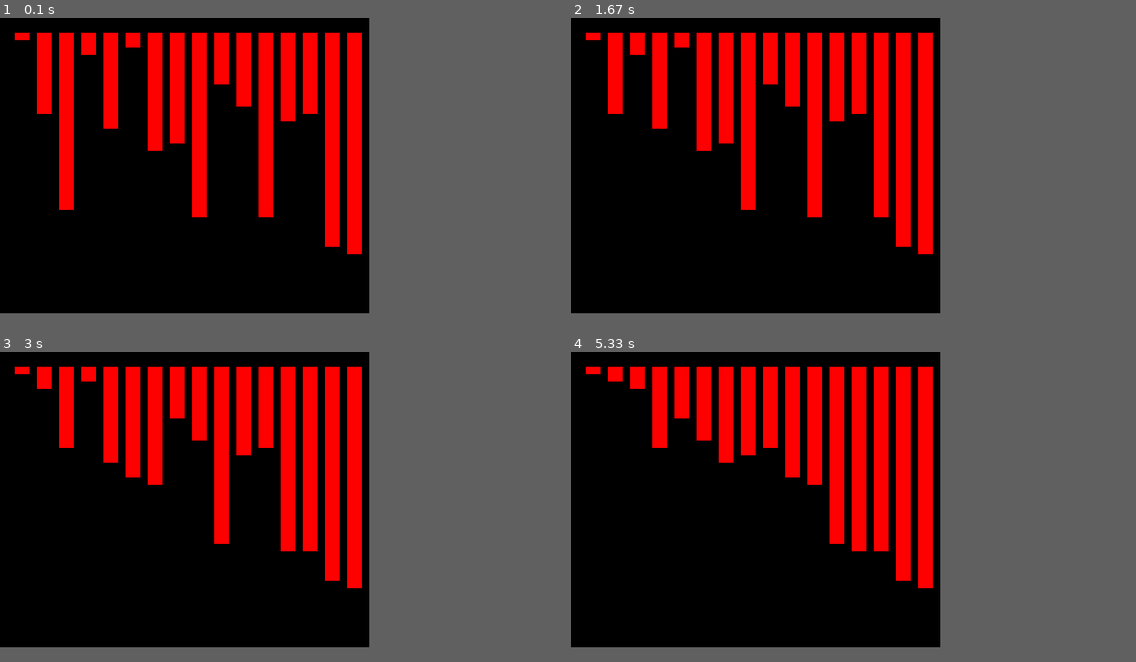
Above: before the commit, frames 1-4 (two rows, left to right).
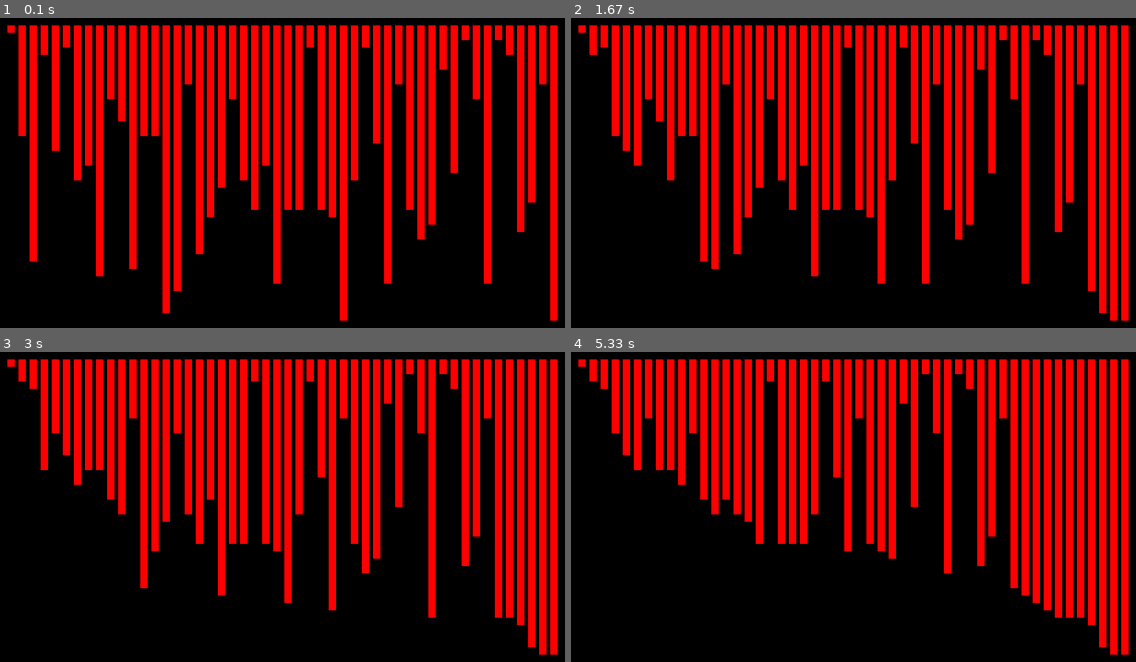
Above: after the commit, the same moments.

Repository: rolandtritsch/python-masterclass
Game: pygame game, started from bubble/bubble.py
Same seed, same stepped clock (60 frames per second), same inputs: the game is played once before the commit and once after it.
Inputs:
- Up to frame 1 (0.1 s): no input
- Up to frame 2 (1.67 s): no input
- Up to frame 3 (3 s): no input
- Up to frame 4 (5.33 s): no input
The window is 500x400 before the commit and 765x420 after it. Grey fills any space a smaller window leaves; there, only what the larger window draws over its background counts as a difference.

The runs differ from the first frame. In frame 1, 35% of the frame differs, in the area x 1-99%, y 2-98%; in frame 2, 33%; in frame 3, 33%; in frame 4, 36%.

Commit message:
Bubble: 2.0. With more bars and better constants.

Diff:
--- a/bubble/bubble.py
+++ b/bubble/bubble.py
@@ -20,8 +20,8 @@
                 self.window,
                 Constants.barColor,
                 (
-                    Constants.xPos + Constants.barGap * i,
-                    Constants.yPos,
+                    Constants.xMargin + ((Constants.barWidth + Constants.barGap) * i),  # noqa: E501
+                    Constants.yMargin,
                     Constants.barWidth,
                     bars[i]
                 )
@@ -33,7 +33,7 @@
         self.initial = initial
 
         self.window = pygame.display.set_mode(
-            (Constants.windowHeight, Constants.windowWidth)
+            (Constants.windowHeight(), Constants.windowWidth())
         )
         pygame.display.set_caption(Constants.caption)
 
@@ -54,7 +54,13 @@
 pygame.init()
 
 logging.info("Starting visualizer ...")
-visualizer = Bubble(util.randlist(Constants.length, Constants.upper))
+visualizer = Bubble(
+    util.randlist(
+        Constants.numberOfBars,
+        Constants.sizeOfBars,
+        Constants.scaleOfBars
+    )
+)
 visualizer.start()
 visualizer.join()
 logging.info("... done!")
--- a/bubble/constants.py
+++ b/bubble/constants.py
@@ -9,15 +9,30 @@
     __red__ = (255, 0, 0)
     __white__ = (255, 255, 255)
     barColor = __red__
-    barGap = 30
-    barWidth = 20
+    barGap = 5
+    barWidth = 10
     caption = "BubbleSort Visualizer"
-    delay = 1000
-    length = 16
-    scale = 10
-    upper = 30
+    delay = 500
+    numberOfBars = 50
+    scaleOfBars = 10
+    sizeOfBars = 40
     windowFillColor = __black__
-    windowHeight = 500
-    windowWidth = 400
-    xPos = 20
-    yPos = 20
+    xMargin = 10
+    yMargin = 10
+
+    @classmethod
+    def windowHeight(cls):
+        """Return window height."""
+        return (
+            (cls.xMargin * 2) +
+            (cls.numberOfBars * cls.barWidth) +
+            ((cls.numberOfBars-1) * cls.barGap)
+            )
+
+    @classmethod
+    def windowWidth(cls):
+        """Return window width."""
+        return (
+            (cls.yMargin * 2) +
+            (cls.sizeOfBars * cls.scaleOfBars)
+            )
--- a/bubble/test_util.py
+++ b/bubble/test_util.py
@@ -6,6 +6,7 @@
 
 def test_randlist():
     """Testing randlist."""
-    length = 10
-    list = util.randlist(length, 30)
-    assert len(list) == length
+    number = 20
+    size = 10
+    scale = 5
+    assert len(util.randlist(number, size, scale)) == number
--- a/bubble/util.py
+++ b/bubble/util.py
@@ -1,13 +1,12 @@
 # util.py
 """Utility functions."""
 
-from constants import Constants
 from random import randint
 
 
-def randlist(n, upper):
-    """Return a list of n numbers ((1 to upper) * scale)."""
+def randlist(n, size, scale):
+    """Return a list of n numbers ((1 to size) * scale)."""
     list = []
     for i in range(n):
-        list.append(randint(1, upper) * Constants.scale)
+        list.append(randint(1, size) * scale)
     return list
